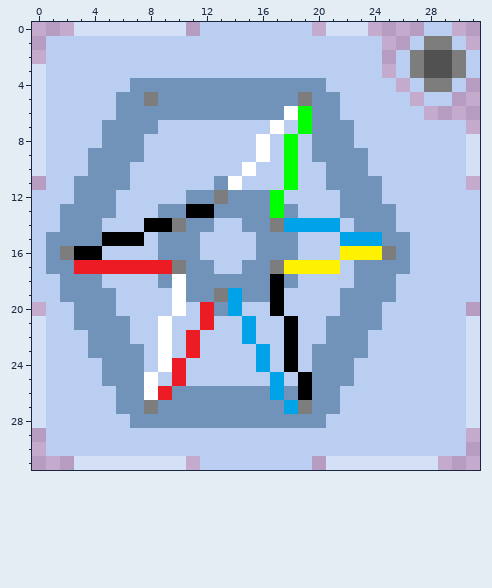
A pixel-art sprite gets an edit: Icons/Follow the Leader.png. The first picture shows the starting point.
The file is 32x32 pixels. Colours within 5 levels of each other are drawn and written as one.
The result:
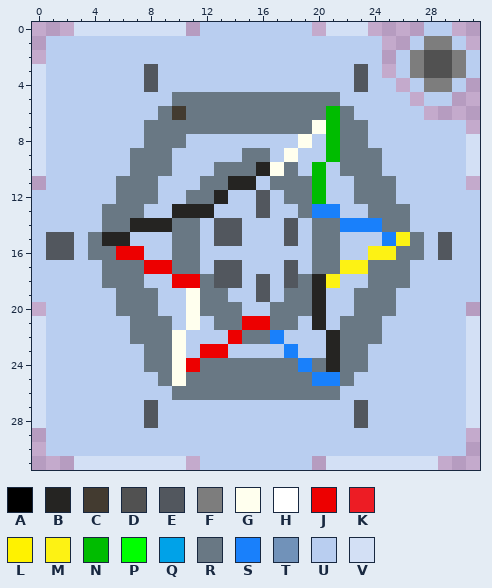
Palette (. is transparent): A #000000  B #252422  C #433b30  D #515151  E #52575e  F #7d7d7d  G #ffffee  H #ffffff  J #ed0000  K #ed1c24  L #fff200  M #fdf214  N #00bc00  P #00ff00  Q #00a2e8  R #697884  S #1980fb  T #7192b9  U #b9cef0  V #d3e0f5
Difference:
Changed rows in their new state; - is an unchanged pixel.
first column x 1:
 3 -------E--------------E------
 4 ------UEUUUUUUUUUUUU--E------
 5 -----UUUURRRRRRRRRRRR--------
 6 -----UUURCRRRRRRRRRRNR-------
 7 ----UUURRRRRRRRRRRRGNRR------
 8 ----UUURRR-----U-UGUNRR------
 9 ---UUURRR-----RR-G-UNRRR-----
10 ---UUURRR---RRRBGR-NURRR-----
11 --UUURRR---RRBB-RRRNUURRR----
12 --UUURRR--RRBUUEURRN-URRR----
13 -UUURRR-UBBBUUUEUURSSUURRR---
14 -UUURRBBBRRUEEUUUEURRSSSRR---
15 EEURBBU-URR-EE-UUE-RRUUUSMR-E
16 EEURRJJ-URR----UUU-RRUUMMRR-E
17 UUUURRRJJRRUEEUUUEURRMMRRR---
18 -UUURRR-UJJREEUEUERBM-URRR---
19 -UUUURRR-UGRRUUEURRB-URRR----
20 --UUURRR-UGRRR--RRRB-URRR----
21 --UUUURRR-GURRJJRR-BURRR-----
22 ---UUURRRGU--JRRSU--BRRR-----
23 ---UUUURRGUJJ--U-S-UBRR------
24 ----UUURRGJRRRRRRRSRBRR------
25 ----UUUURGRRRRRRRRRSSR-------
26 -----UUUURRRRRRRRRRRR--------
27 -----UUEUUUUUUUUUUUUU-E------
28 ------UEUUUUUUUUUUUU--E------
Pixel boxes of the changes (left, top, right, bottom) in both pictures:
changed: (46, 64, 452, 428)
